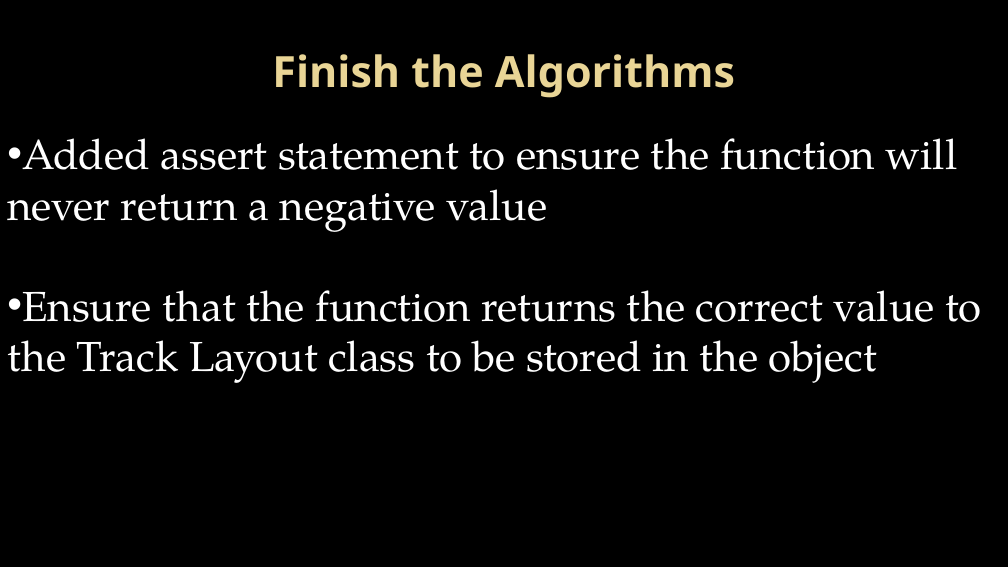
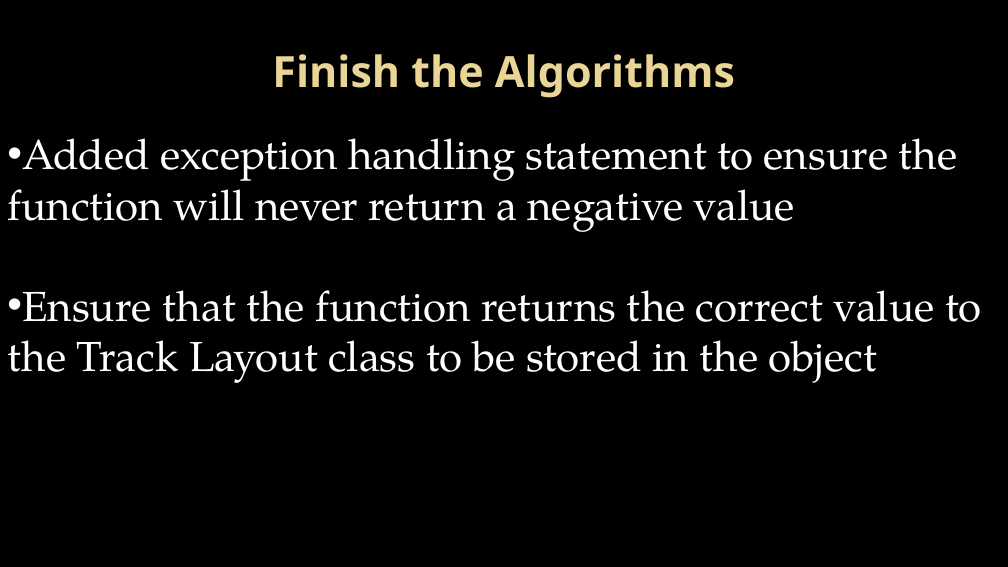
Before and after one commit to Topgun122104/SeniorProj, a slide deck: slide 5 of Documents/Presentations/Milestone 3 presentation.pptx. Drawn at 1008x567 pixels with LibreOffice and Linux fonts; fonts in the diff are those of the drawing; background and template pictures are left out. Boxes give left, top, right and bottom in pixels: in the first picture for what was removed or moved away, otherwise in the second. Text is boxed around its words. In the diff, an @@ line names an element or a change of style, - is before the commit and + after.

```diff
--- a/Documents/Presentations/Milestone 3 presentation.pptx
+++ b/Documents/Presentations/Milestone 3 presentation.pptx
@@ text at box(7, 138, 958, 232): text changed @@
-• Added assert statement to ensure the function will never return a negative value
+• Added exception handling statement to ensure the function will never return a negative value
```
Also in this commit, not shown: 3 other slides changed, 13 other files.
